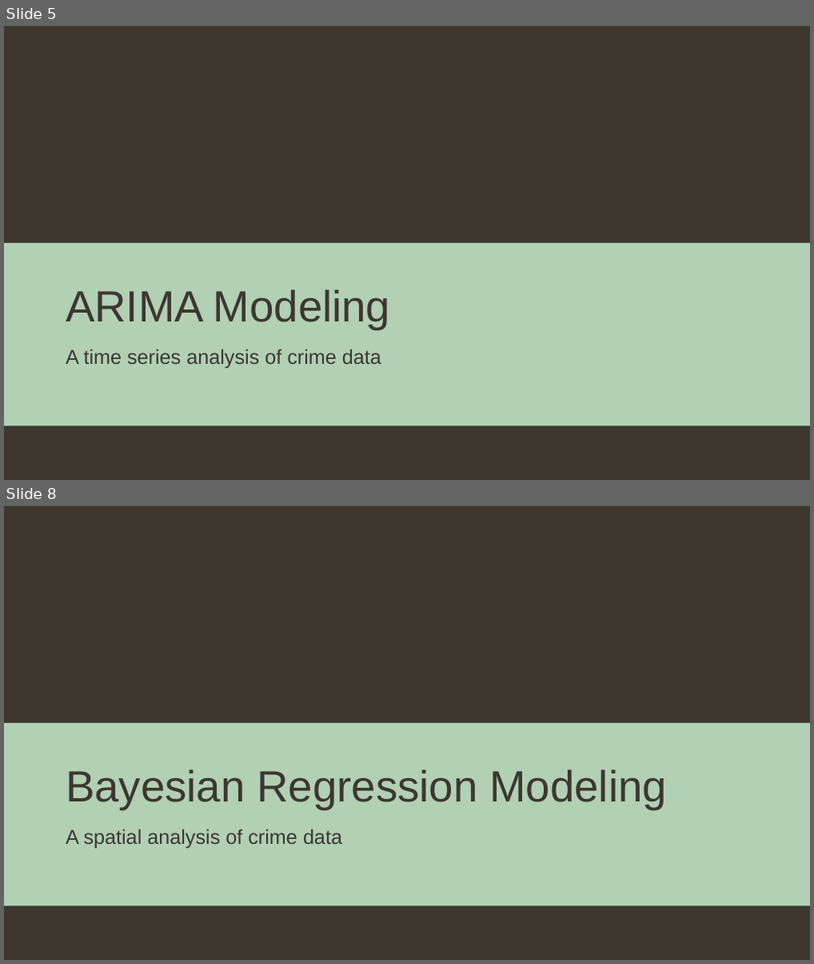
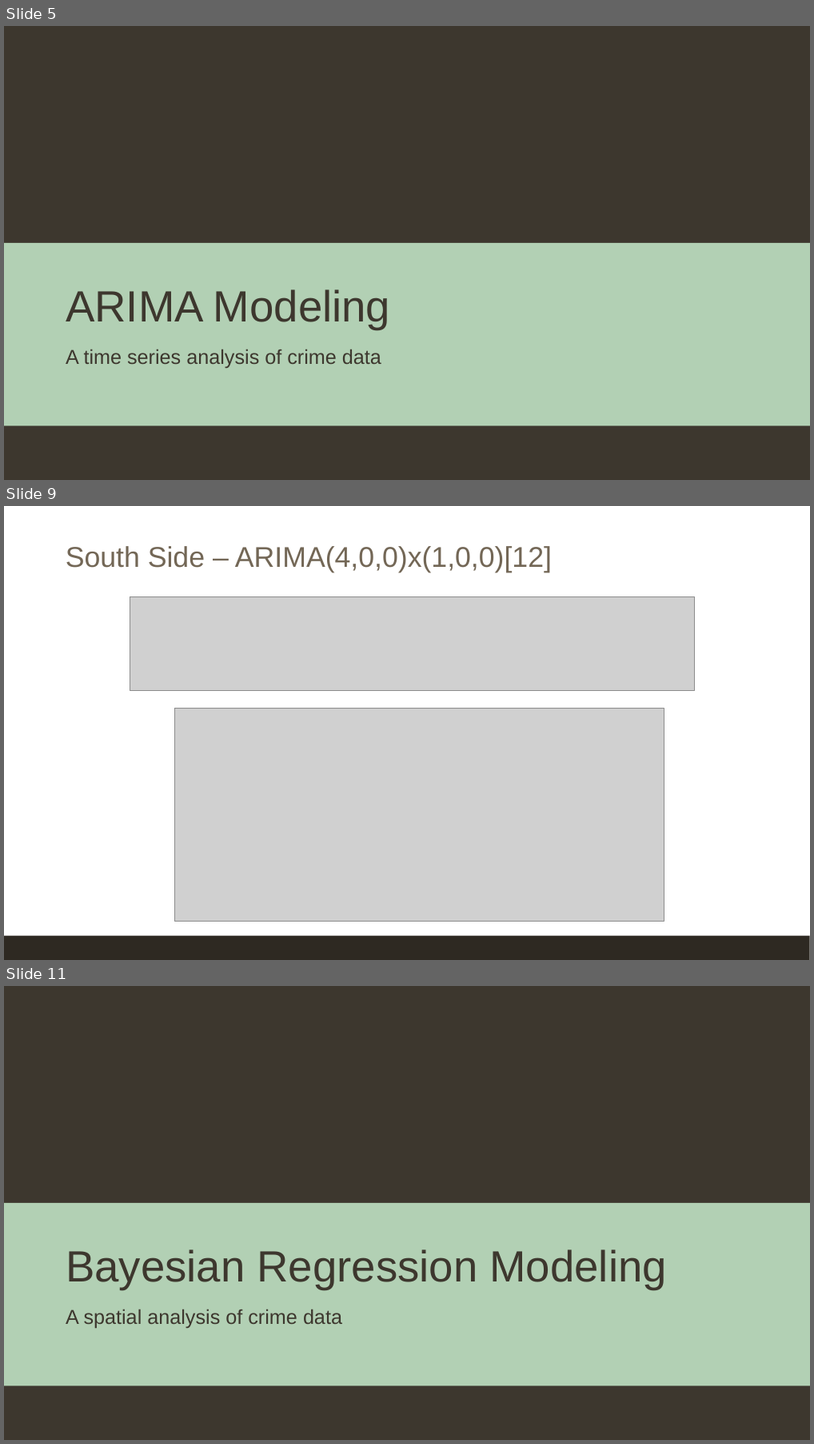
Before and after one commit to EEPlei/Americas-Warzone-Class-Project, a slide deck: Slides/final_slides.pptx. Shown one above the other, each under a label of ours: slides 5 and 8 before the commit, slides 5, 9 and 11 after it; the slides between them are not shown. The pictures are 814x964 and 814x1444 pixels, drawn with LibreOffice and Linux fonts; fonts in the diff are those of the drawing; grey boxes stand for pictures; background and template pictures are left out. Boxes give left, top, right and bottom in pixels: in the first picture for what was removed or moved away, otherwise in the second. Text is boxed around its words. In the diff, an @@ line names an element or a change of style, - is before the commit and + after.

```diff
--- a/Slides/final_slides.pptx
+++ b/Slides/final_slides.pptx
@@ slide 9 added at box(4, 506, 810, 960), background #FFFFFF @@
@@ title added at box(66, 546, 552, 573), 34 pt, text #736756 @@
+South Side – ARIMA(4,0,0)x(1,0,0)[12]
@@ picture added at box(130, 596, 695, 691) @@
@@ picture added at box(174, 708, 664, 921) @@
@@ rectangle added at box(4, 936, 810, 960), fill #2E2923 @@
@@ what was slide 8 is now slide 11 @@
```
Also in this commit, not shown: 4 slides changed, 5 other slides added, 2 slides removed.
